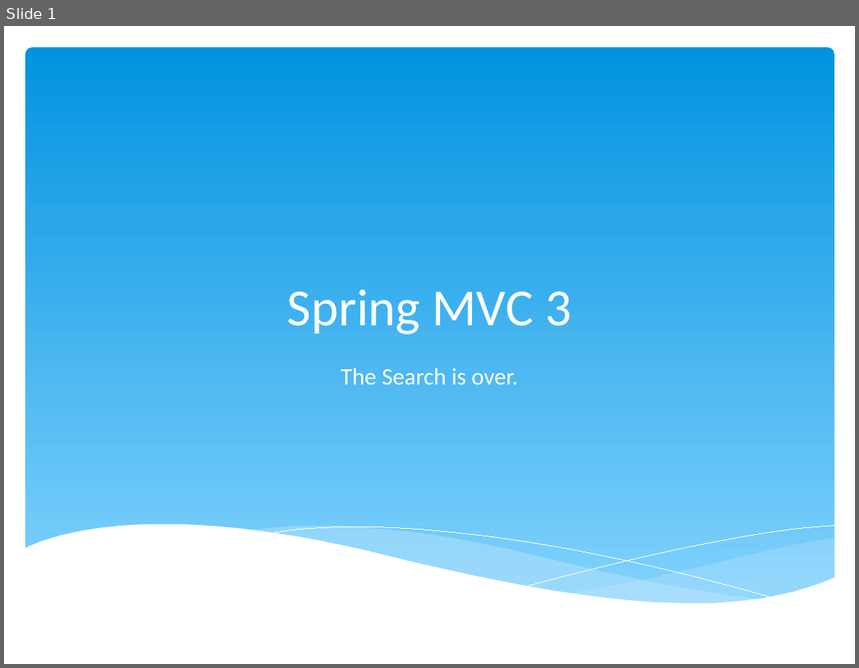
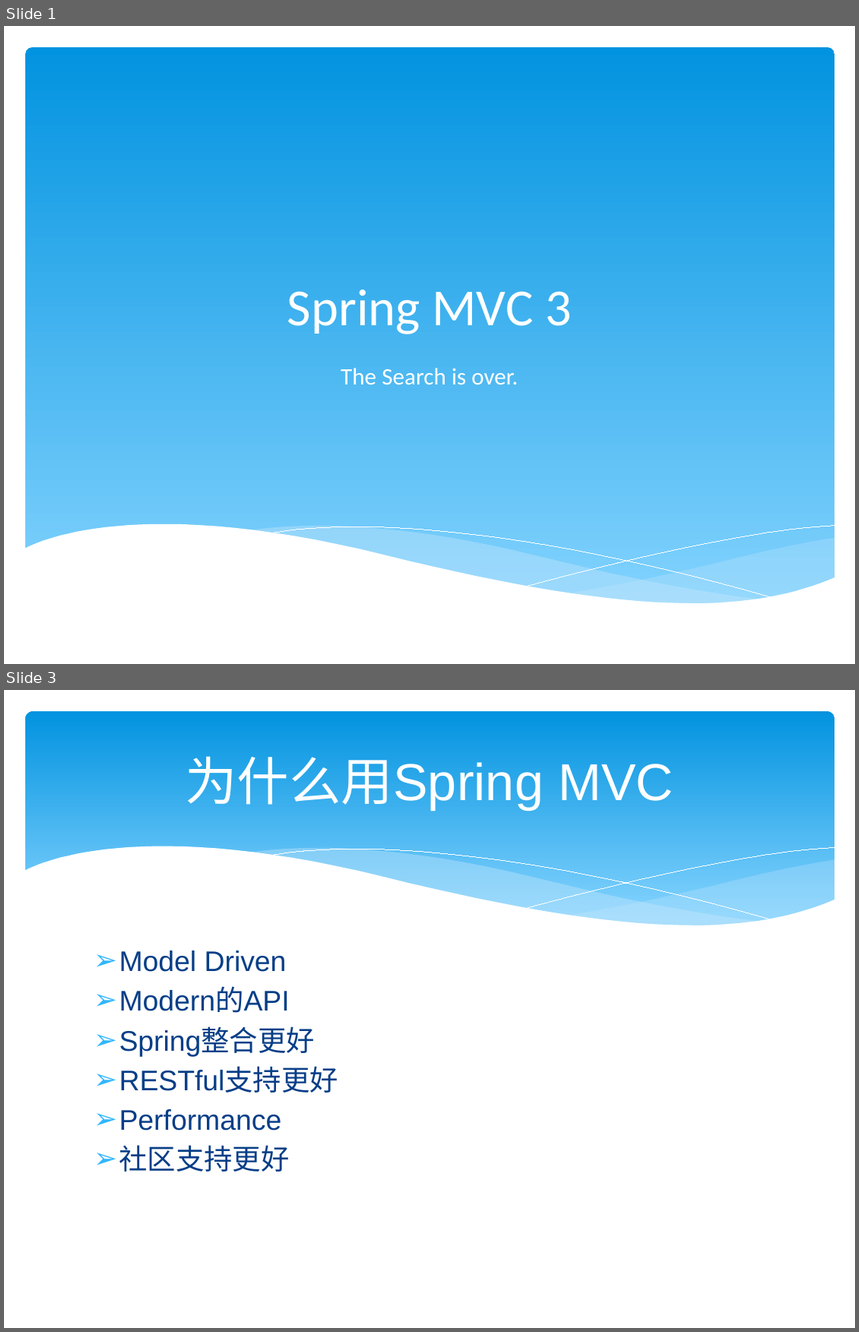
Before and after one commit to zjumty/spring-mvc-showcase, a slide deck: SpringMVC3.pptx. Shown one above the other, each under a label of ours: slide 1 before the commit, slides 1 and 3 after it; the slides between them are not shown. The pictures are 859x668 and 859x1332 pixels, drawn with LibreOffice and Linux fonts; fonts in the diff are those of the drawing. Boxes give left, top, right and bottom in pixels: in the first picture for what was removed or moved away, otherwise in the second. Text is boxed around its words. In the diff, an @@ line names an element or a change of style, - is before the commit and + after.

```diff
--- a/SpringMVC3.pptx
+++ b/SpringMVC3.pptx
@@ slide 3 added at [4, 690, 855, 1328], background #FFFFFF @@
@@ rounded rectangle added at [25, 711, 835, 941], fill gradient #0293E0 to #83D3FE @@
@@ title added at [185, 756, 674, 812], 44 pt, text #FFFFFF @@
+为什么用Spring MVC
@@ group added at [24, 847, 835, 970]: 5 freeform shapes @@
@@ text added at [120, 951, 338, 1172], 24 pt, text #073E87 @@
+➢ Model Driven
+➢ Modern的API
+➢ Spring整合更好
+➢ RESTful支持更好
+➢ Performance
+➢ 社区支持更好
```
Also in this commit, not shown: 1 slide changed, 1 other slide added.
